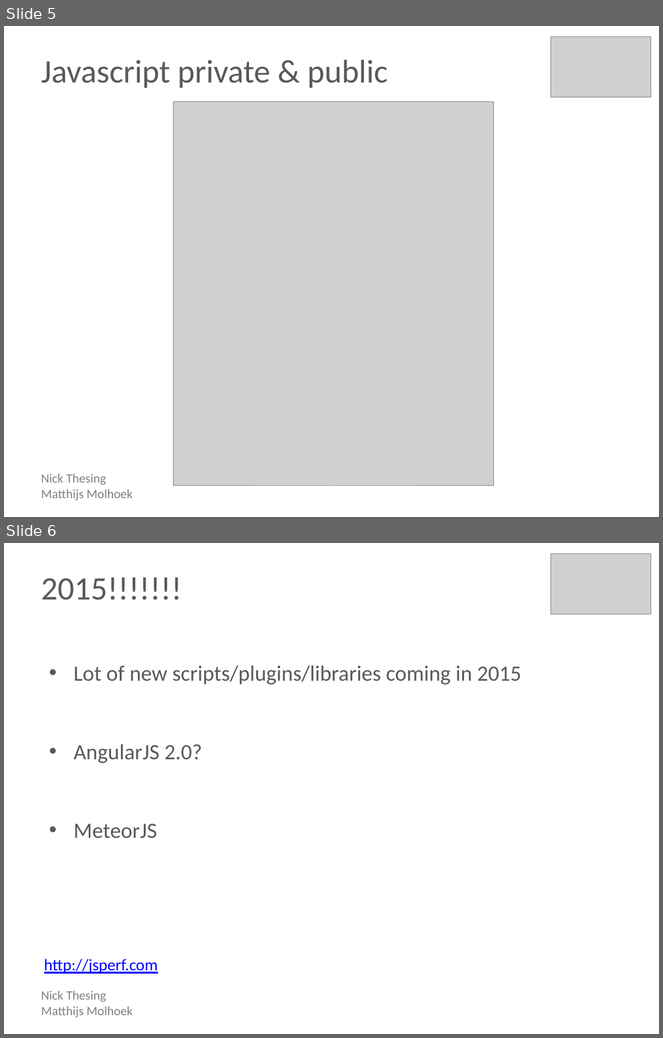
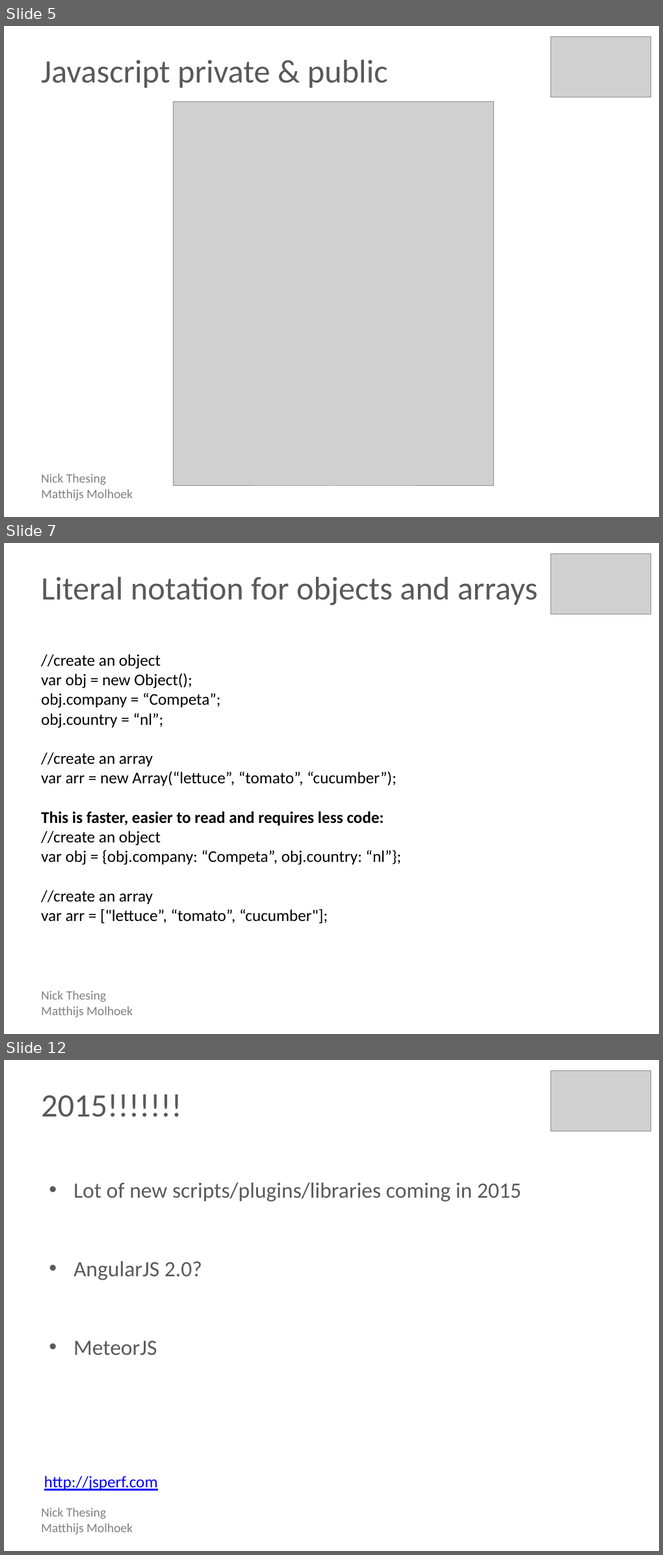
Before and after one commit to nickthesing/Cluster, a slide deck: Javascript-Best-Practices.pptx. Shown one above the other, each under a label of ours: slides 5 and 6 before the commit, slides 5, 7 and 12 after it; the slides between them are not shown. The pictures are 663x1038 and 663x1555 pixels, drawn with LibreOffice and Linux fonts; fonts in the diff are those of the drawing; grey boxes stand for pictures. Boxes give left, top, right and bottom in pixels: in the first picture for what was removed or moved away, otherwise in the second. Text is boxed around its words. In the diff, an @@ line names an element or a change of style, - is before the commit and + after.

```diff
--- a/Javascript-Best-Practices.pptx
+++ b/Javascript-Best-Practices.pptx
@@ slide 7 added at [4, 543, 659, 1034], background #FFFFFF @@
@@ picture added at [551, 554, 651, 615] @@
@@ text added at [41, 577, 538, 605], 36 pt, text #595959 @@
+Literal notation for objects and arrays
@@ text added at [41, 654, 402, 924], 18 pt, text #000000 @@
+//create an object
+var obj = new Object();
+obj.company = “Competa”;
+obj.country = “nl”;
+//create an array
+var arr = new Array(“lettuce”, “tomato”, “cucumber”);
+This is faster, easier to read and requires less code:
+//create an object
+var obj = {obj.company: “Competa”, obj.country: “nl”};
+//create an array
+var arr = ["lettuce”, “tomato”, “cucumber"];
@@ text added at [41, 991, 133, 1018], 14 pt, text #7F7F7F @@
+Nick Thesing
+Matthijs Molhoek
@@ what was slide 6 is now slide 12 @@
```
Also in this commit, not shown: 5 other slides added.
